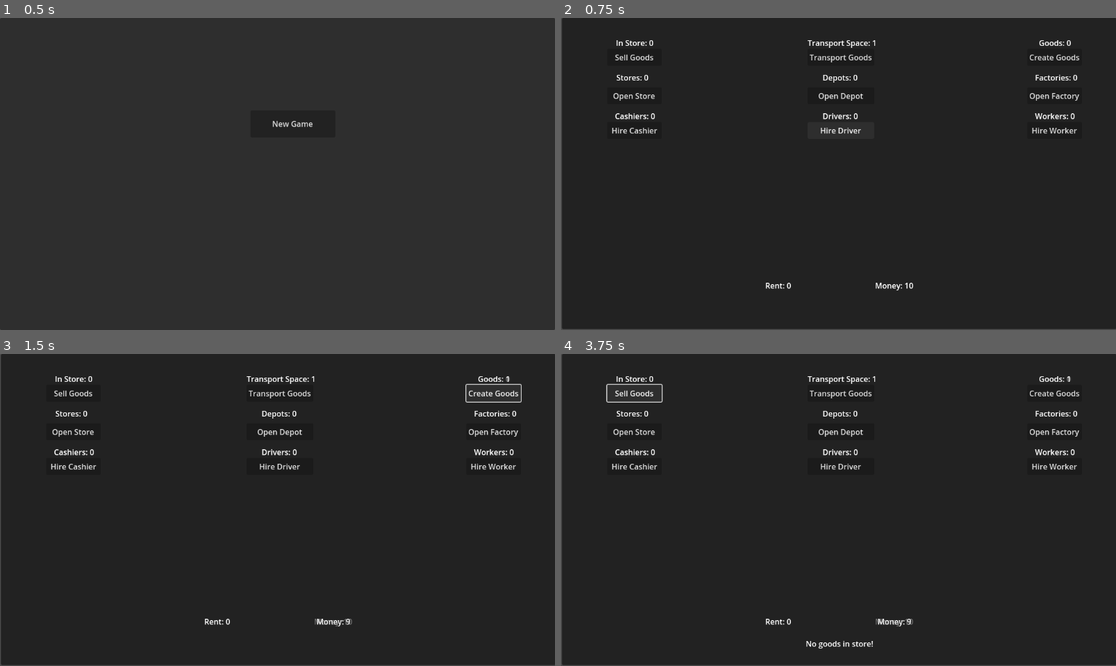
Above: before the commit, frames 1-4 (two rows, left to right).
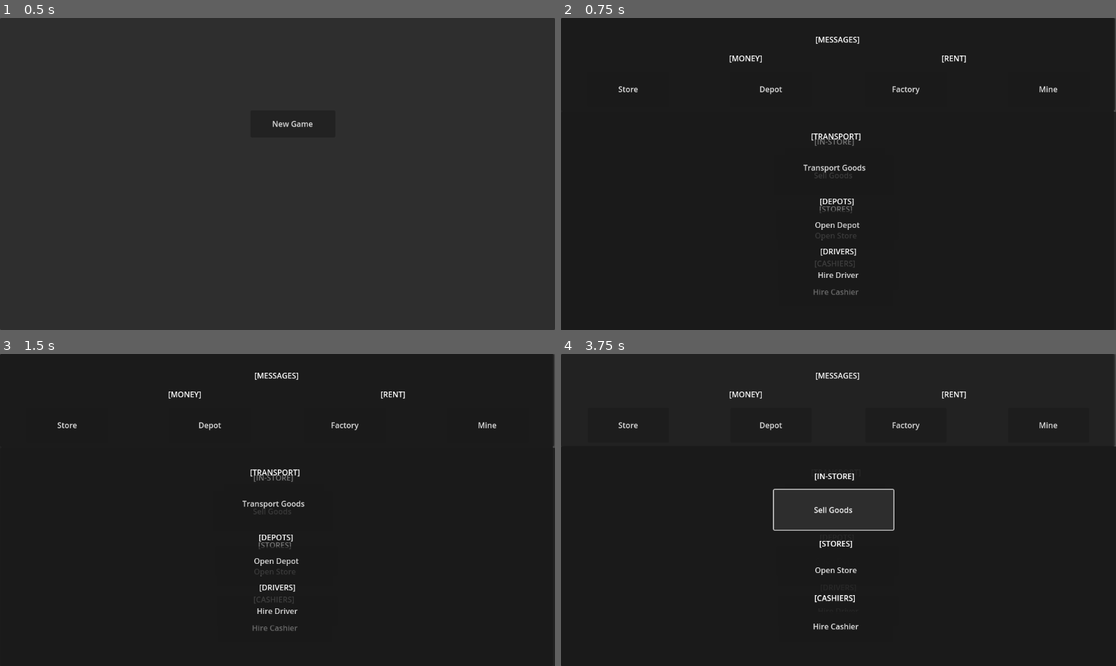
Above: after the commit, the same moments.

Repository: sankeatan/IdleGame
Game: Godot game, scene res://menu.tscn
Two runs of this game, one before a commit and one after it. Both use one fixed random seed, a clock stepped at 60 frames per second and the inputs below.
Inputs (mouse positions are in pixels of both pictures, inside the frame that each line leads up to):
- Up to frame 1 (0.5 s): no input
- Up to frame 2 (0.75 s): click "New Game" at 0.5 s
- Up to frame 3 (1.5 s): click (493, 394) at 1.25 s, where only the run before the commit has a clickable "Create Goods"
- Up to frame 4 (3.75 s): click (627, 425) at 2 s, where only the run after the commit has a clickable "Store"; click (627, 425) at 2.75 s, where only the run after the commit has a clickable "Store"; click "Sell Goods" at 3.5 s

Frame 1 is identical in both runs. In frame 2, 3.0% of the frame differs, in the area x 0-100%, y 0-100%; in frame 3, 3.2%; in frame 4, 3.4%.
Error before the commit: Stack overflow. Check for infinite recursion in your script. (res://store.gd:0)
Error after the commit: Stack overflow. Check for infinite recursion in your script. (res://info_panel.gd:0)

Commit message:
changing each part of the selling goods process into its own panel underneath an info panel.

Diff:
--- /dev/null
+++ b/depot_panel.tscn
@@ -0,0 +1,58 @@
+[gd_scene format=3 uid="uid://b12tcjj0c7shq"]
+
+[node name="TransportPanel" type="Panel"]
+offset_left = 2.0
+offset_top = 192.0
+offset_right = 1147.0
+offset_bottom = 648.0
+
+[node name="TransportLabel" type="Label" parent="."]
+layout_mode = 2
+offset_left = 441.0
+offset_top = 43.0
+offset_right = 696.0
+offset_bottom = 69.0
+text = "[TRANSPORT]"
+horizontal_alignment = 1
+
+[node name="DepotLabel" type="Label" parent="."]
+layout_mode = 2
+offset_left = 489.0
+offset_top = 178.0
+offset_right = 651.0
+offset_bottom = 204.0
+text = "[DEPOTS]"
+horizontal_alignment = 1
+
+[node name="DriversLabel" type="Label" parent="."]
+layout_mode = 2
+offset_left = 413.0
+offset_top = 282.0
+offset_right = 733.0
+offset_bottom = 308.0
+text = "[DRIVERS]"
+horizontal_alignment = 1
+
+[node name="TransportButton" type="Button" parent="."]
+layout_mode = 2
+offset_left = 462.0
+offset_top = 80.0
+offset_right = 669.0
+offset_bottom = 159.0
+text = "Transport Goods"
+
+[node name="DepotButton" type="Button" parent="."]
+layout_mode = 2
+offset_left = 445.0
+offset_top = 209.0
+offset_right = 697.0
+offset_bottom = 269.0
+text = "Open Depot"
+
+[node name="HireDriverButton" type="Button" parent="."]
+layout_mode = 2
+offset_left = 448.0
+offset_top = 312.0
+offset_right = 697.0
+offset_bottom = 373.0
+text = "Hire Driver"
--- a/store.gd
+++ b/game.gd
@@ -14,18 +14,19 @@
 var message = ''
 # Called when the node enters the scene tree for the first time.
 func update_ui():
-	$GoodsLabel.text = "Goods: " + str(goods)
-	$MoneyLabel.text = "Money: " + str(money)
-	$InStoreLabel.text = "In Store: " + str(in_store)
-	$StoresLabel.text = "Stores: " + str(stores)
-	$FactoryLabel.text = "Factories: " + str(factories)
-	$DepotLabel.text = "Depots: " + str(depots)
-	$CashierLabel.text = "Cashiers: " + str(cashiers)
-	$WorkersLabel.text = "Workers: " + str(workers)
-	$DriversLabel.text = "Drivers: " + str(drivers)
-	$TransportLabel.text = "Transport Space: " + str(transport)
-	$Rentlabel.text = "Rent: " + str(rent)
-	$MessageLabel.text = message
+	#$GoodsLabel.text = "Goods: " + str(goods)
+	#$MoneyLabel.text = "Money: " + str(money)
+	#$InStoreLabel.text = "In Store: " + str(in_store)
+	#$StoresLabel.text = "Stores: " + str(stores)
+	#$FactoryLabel.text = "Factories: " + str(factories)
+	#$DepotLabel.text = "Depots: " + str(depots)
+	#$CashierLabel.text = "Cashiers: " + str(cashiers)
+	#$WorkersLabel.text = "Workers: " + str(workers)
+	#$DriversLabel.text = "Drivers: " + str(drivers)
+	#$TransportLabel.text = "Transport Space: " + str(transport)
+	#$Rentlabel.text = "Rent: " + str(rent)
+	#$MessageLabel.text = message
+	pass
 
 func _ready():
 	update_ui()
--- /dev/null
+++ b/game.tscn
@@ -0,0 +1,24 @@
+[gd_scene load_steps=4 format=3 uid="uid://cjvkbxoe6bhmn"]
+
+[ext_resource type="PackedScene" uid="uid://cln2vyrxnosui" path="res://info_panel.tscn" id="2_ov0e5"]
+[ext_resource type="PackedScene" uid="uid://b12tcjj0c7shq" path="res://depot_panel.tscn" id="3_h57uo"]
+[ext_resource type="PackedScene" uid="uid://ceit1l10wdsth" path="res://store_panel.tscn" id="3_mu8la"]
+
+[node name="Panel" type="Panel"]
+offset_right = 1147.0
+offset_bottom = 648.0
+
+[node name="InfoPanel" parent="." instance=ExtResource("2_ov0e5")]
+layout_mode = 0
+
+[node name="StorePanel" parent="." instance=ExtResource("3_mu8la")]
+layout_mode = 0
+offset_top = 195.0
+offset_bottom = 651.0
+
+[node name="TransportPanel" parent="." instance=ExtResource("3_h57uo")]
+layout_mode = 0
+offset_left = 3.0
+offset_top = 191.0
+offset_right = 1148.0
+offset_bottom = 647.0
--- /dev/null
+++ b/info_panel.gd
@@ -0,0 +1,32 @@
+extends Panel
+var store = preload("res://store_panel.tscn").instantiate()
+var depot = preload("res://depot_panel.tscn").instantiate()
+var factory = preload("res://manufacturing.tscn").instantiate()
+# Called when the node enters the scene tree for the first time.
+func _ready():
+	pass
+
+
+# Called every frame. 'delta' is the elapsed time since the previous frame.
+func _process(delta):
+	pass
+
+
+func _on_store_button_pressed():
+	get_tree().get_root().add_child(store)
+	get_tree().change_scene_to_file("res://store_panel.tscn")
+
+
+func _on_transport_button_pressed():
+	get_tree().get_root().add_child(depot)
+	get_tree().change_scene_to_file("res://depot_panel.tscn")
+
+
+func _on_manufacturing_button_pressed():
+	get_tree().get_root().add_child(factory)
+	get_tree().change_scene_to_file("res://manufacturing.tscn")
+
+
+func _on_gathering_button_pressed():
+	get_tree().get_root().add_child(store)
+	get_tree().change_scene_to_file("res://store_panel.tscn")
--- /dev/null
+++ b/info_panel.tscn
@@ -0,0 +1,73 @@
+[gd_scene load_steps=2 format=3 uid="uid://cln2vyrxnosui"]
+
+[ext_resource type="Script" path="res://info_panel.gd" id="1_jtk5p"]
+
+[node name="InfoPanel" type="Panel"]
+offset_right = 1150.0
+offset_bottom = 192.0
+script = ExtResource("1_jtk5p")
+
+[node name="MoneyLabel" type="Label" parent="."]
+layout_mode = 2
+offset_left = 224.0
+offset_top = 72.0
+offset_right = 544.0
+offset_bottom = 98.0
+text = "[MONEY]"
+horizontal_alignment = 1
+
+[node name="Rentlabel" type="Label" parent="."]
+layout_mode = 2
+offset_left = 656.0
+offset_top = 72.0
+offset_right = 976.0
+offset_bottom = 98.0
+text = "[RENT]"
+horizontal_alignment = 1
+
+[node name="MessageLabel" type="Label" parent="."]
+layout_mode = 2
+offset_left = 414.0
+offset_top = 32.0
+offset_right = 734.0
+offset_bottom = 58.0
+text = "[MESSAGES]"
+horizontal_alignment = 1
+vertical_alignment = 1
+
+[node name="StoreButton" type="Button" parent="."]
+layout_mode = 0
+offset_left = 56.0
+offset_top = 112.0
+offset_right = 224.0
+offset_bottom = 184.0
+text = "Store"
+
+[node name="TransportButton" type="Button" parent="."]
+layout_mode = 0
+offset_left = 352.0
+offset_top = 112.0
+offset_right = 520.0
+offset_bottom = 184.0
+text = "Depot"
+
+[node name="ManufacturingButton" type="Button" parent="."]
+layout_mode = 0
+offset_left = 632.0
+offset_top = 112.0
+offset_right = 800.0
+offset_bottom = 184.0
+text = "Factory"
+
+[node name="GatheringButton" type="Button" parent="."]
+layout_mode = 0
+offset_left = 928.0
+offset_top = 112.0
+offset_right = 1096.0
+offset_bottom = 184.0
+text = "Mine"
+
+[connection signal="pressed" from="StoreButton" to="." method="_on_store_button_pressed"]
+[connection signal="pressed" from="TransportButton" to="." method="_on_transport_button_pressed"]
+[connection signal="pressed" from="ManufacturingButton" to="." method="_on_manufacturing_button_pressed"]
+[connection signal="pressed" from="GatheringButton" to="." method="_on_gathering_button_pressed"]
--- /dev/null
+++ b/manufacturing.tscn
@@ -0,0 +1,58 @@
+[gd_scene format=3 uid="uid://cv1thwa77en5x"]
+
+[node name="ManufacturingPanel" type="Panel"]
+offset_left = 558.0
+offset_top = 192.0
+offset_right = 836.0
+offset_bottom = 648.0
+
+[node name="GoodsLabel" type="Label" parent="."]
+layout_mode = 2
+offset_left = -464.0
+offset_top = 216.0
+offset_right = -144.0
+offset_bottom = 242.0
+text = "[GOODS]"
+horizontal_alignment = 1
+
+[node name="WorkersLabel" type="Label" parent="."]
+layout_mode = 2
+offset_left = -352.0
+offset_top = 176.0
+offset_right = -32.0
+offset_bottom = 202.0
+text = "[WORKERS]"
+
+[node name="FactoryLabel" type="Label" parent="."]
+layout_mode = 2
+offset_left = -464.0
+offset_top = 152.0
+offset_right = -144.0
+offset_bottom = 178.0
+text = "[FACTORY]"
+
+[node name="CreateGoodsButton" type="Button" parent="."]
+layout_mode = 2
+offset_left = -152.0
+offset_top = -488.0
+offset_right = 168.0
+offset_bottom = -168.0
+text = "Create Goods"
+
+[node name="HireWorkerButton" type="Button" parent="."]
+layout_mode = 2
+offset_left = 216.0
+offset_top = -144.0
+offset_right = 536.0
+offset_bottom = 176.0
+text = "Hire Worker
+"
+
+[node name="OpenFactoryButton" type="Button" parent="."]
+layout_mode = 2
+offset_left = -104.0
+offset_top = -192.0
+offset_right = 216.0
+offset_bottom = 128.0
+text = "Open Factory
+"
--- a/menu.gd
+++ b/menu.gd
@@ -1,5 +1,5 @@
 extends Panel
-var simultaneous_scene = preload("res://store.tscn").instantiate()
+var new_game = preload("res://game.tscn").instantiate()
 var menu_scene = preload("res://menu.tscn").instantiate()
 
 # Called when the node enters the scene tree for the first time.
@@ -13,5 +13,5 @@
 
 
 func _on_new_game_button_pressed():
-	get_tree().get_root().add_child(simultaneous_scene)
-	get_tree().change_scene_to_file("res://store.tscn")
+	get_tree().get_root().add_child(new_game)
+	get_tree().change_scene_to_file("res://game.tscn")
--- a/store.tscn
+++ /dev/null
@@ -1,220 +0,0 @@
-[gd_scene load_steps=2 format=3 uid="uid://b0jpxw8numg41"]
-
-[ext_resource type="Script" path="res://store.gd" id="1_p608t"]
-
-[node name="StorePanel" type="Panel"]
-offset_left = 2.0
-offset_right = 1153.0
-offset_bottom = 646.0
-script = ExtResource("1_p608t")
-
-[node name="GoodsLabel" type="Label" parent="."]
-layout_mode = 0
-offset_left = 990.0
-offset_top = 40.0
-offset_right = 1058.0
-offset_bottom = 66.0
-text = "[GOODS]"
-horizontal_alignment = 1
-
-[node name="InStoreLabel" type="Label" parent="."]
-layout_mode = 0
-offset_left = 110.0
-offset_top = 40.0
-offset_right = 193.0
-offset_bottom = 66.0
-text = "[IN-STORE]"
-horizontal_alignment = 1
-
-[node name="TransportLabel" type="Label" parent="."]
-layout_mode = 0
-offset_left = 510.0
-offset_top = 40.0
-offset_right = 614.0
-offset_bottom = 66.0
-text = "[TRANSPORT]"
-horizontal_alignment = 1
-
-[node name="DepotLabel" type="Label" parent="."]
-layout_mode = 0
-offset_left = 526.0
-offset_top = 112.0
-offset_right = 630.0
-offset_bottom = 138.0
-text = "[DEPOTS]"
-horizontal_alignment = 1
-
-[node name="DriversLabel" type="Label" parent="."]
-layout_mode = 0
-offset_left = 526.0
-offset_top = 192.0
-offset_right = 630.0
-offset_bottom = 218.0
-text = "[DRIVERS]"
-horizontal_alignment = 1
-
-[node name="MoneyLabel" type="Label" parent="."]
-layout_mode = 0
-offset_left = 646.0
-offset_top = 544.0
-offset_right = 735.0
-offset_bottom = 570.0
-text = "[MONEY]"
-horizontal_alignment = 1
-
-[node name="StoresLabel" type="Label" parent="."]
-layout_mode = 0
-offset_left = 102.0
-offset_top = 112.0
-offset_right = 191.0
-offset_bottom = 138.0
-text = "[STORES]"
-horizontal_alignment = 1
-
-[node name="CashierLabel" type="Label" parent="."]
-layout_mode = 0
-offset_left = 110.0
-offset_top = 192.0
-offset_right = 195.0
-offset_bottom = 218.0
-text = "[CASHIERS]"
-
-[node name="FactoryLabel" type="Label" parent="."]
-layout_mode = 0
-offset_left = 982.0
-offset_top = 112.0
-offset_right = 1064.0
-offset_bottom = 138.0
-text = "[FACTORY]"
-
-[node name="WorkersLabel" type="Label" parent="."]
-layout_mode = 0
-offset_left = 982.0
-offset_top = 192.0
-offset_right = 1069.0
-offset_bottom = 218.0
-text = "[WORKERS]"
-
-[node name="Rentlabel" type="Label" parent="."]
-layout_mode = 0
-offset_left = 406.0
-offset_top = 544.0
-offset_right = 493.0
-offset_bottom = 570.0
-text = "[RENT]"
-horizontal_alignment = 1
-
-[node name="CreateGoodsButton" type="Button" parent="."]
-layout_mode = 0
-offset_left = 966.0
-offset_top = 64.0
-offset_right = 1079.0
-offset_bottom = 99.0
-text = "Create Goods"
-
-[node name="SellGoodsButton" type="Button" parent="."]
-layout_mode = 0
-offset_left = 94.0
-offset_top = 64.0
-offset_right = 207.0
-offset_bottom = 99.0
-text = "Sell Goods"
-
-[node name="TransportButton" type="Button" parent="."]
-layout_mode = 0
-offset_left = 510.0
-offset_top = 64.0
-offset_right = 648.0
-offset_bottom = 99.0
-text = "Transport Goods"
-
-[node name="DepotButton" type="Button" parent="."]
-layout_mode = 0
-offset_left = 510.0
-offset_top = 144.0
-offset_right = 648.0
-offset_bottom = 179.0
-text = "Open Depot"
-
-[node name="HireDriverButton" type="Button" parent="."]
-layout_mode = 0
-offset_left = 510.0
-offset_top = 216.0
-offset_right = 648.0
-offset_bottom = 251.0
-text = "Hire Driver"
-
-[node name="OpenStoreButton" type="Button" parent="."]
-layout_mode = 0
-offset_left = 94.0
-offset_top = 144.0
-offset_right = 207.0
-offset_bottom = 179.0
-text = "Open Store"
-
-[node name="OpenFactoryButton" type="Button" parent="."]
-layout_mode = 0
-offset_left = 966.0
-offset_top = 144.0
-offset_right = 1079.0
-offset_bottom = 179.0
-text = "Open Factory
-"
-
-[node name="HireCashierButton" type="Button" parent="."]
-layout_mode = 0
-offset_left = 94.0
-offset_top = 216.0
-offset_right = 207.0
-offset_bottom = 251.0
-text = "Hire Cashier
-"
-
-[node name="HireWorkerButton" type="Button" parent="."]
-layout_mode = 0
-offset_left = 966.0
-offset_top = 216.0
-offset_right = 1079.0
-offset_bottom = 251.0
-text = "Hire Worker
-"
-
-[node name="MessageLabel" type="Label" parent="."]
-layout_mode = 0
-offset_left = 422.0
-offset_top = 584.0
-offset_right = 731.0
-offset_bottom = 620.0
-text = "[MESSAGES]"
-horizontal_alignment = 1
-vertical_alignment = 1
-
-[node name="SellGoodsTimer" type="Timer" parent="."]
-
-[node name="RentTimer" type="Timer" parent="."]
-wait_time = 30.0
-
-[node name="CreateGoodsTimer" type="Timer" parent="."]
-wait_time = 2.0
-
-[node name="TransportGoodsTimer" type="Timer" parent="."]
-wait_time = 3.0
-
-[node name="MessageTimer" type="Timer" parent="."]
-wait_time = 3.0
-one_shot = true
-
-[connection signal="pressed" from="CreateGoodsButton" to="." method="_on_create_goods_button_pressed"]
-[connection signal="pressed" from="SellGoodsButton" to="." method="_on_sell_goods_button_pressed"]
-[connection signal="pressed" from="TransportButton" to="." method="_on_transport_button_pressed"]
-[connection signal="pressed" from="DepotButton" to="." method="_on_depot_button_pressed"]
-[connection signal="pressed" from="HireDriverButton" to="." method="_on_hire_driver_button_pressed"]
-[connection signal="pressed" from="OpenStoreButton" to="." method="_on_open_store_button_pressed"]
-[connection signal="pressed" from="OpenFactoryButton" to="." method="_on_open_factory_button_pressed"]
-[connection signal="pressed" from="HireCashierButton" to="." method="_on_hire_cashier_button_pressed"]
-[connection signal="pressed" from="HireWorkerButton" to="." method="_on_hire_worker_button_pressed"]
-[connection signal="timeout" from="SellGoodsTimer" to="." method="_on_sell_goods_timer_timeout"]
-[connection signal="timeout" from="RentTimer" to="." method="_on_rent_timer_timeout"]
-[connection signal="timeout" from="CreateGoodsTimer" to="." method="_on_create_goods_timer_timeout"]
-[connection signal="timeout" from="TransportGoodsTimer" to="." method="_on_transport_goods_timer_timeout"]
-[connection signal="timeout" from="MessageTimer" to="." method="_on_message_timer_timeout"]
--- /dev/null
+++ b/store_panel.tscn
@@ -0,0 +1,58 @@
+[gd_scene format=3 uid="uid://ceit1l10wdsth"]
+
+[node name="StorePanel" type="Panel"]
+offset_top = 192.0
+offset_right = 1153.0
+offset_bottom = 648.0
+
+[node name="InStoreLabel" type="Label" parent="."]
+layout_mode = 2
+offset_left = 465.0
+offset_top = 50.0
+offset_right = 671.0
+offset_bottom = 76.0
+text = "[IN-STORE]"
+horizontal_alignment = 1
+
+[node name="CashierLabel" type="Label" parent="."]
+layout_mode = 2
+offset_left = 515.0
+offset_top = 303.0
+offset_right = 623.0
+offset_bottom = 329.0
+text = "[CASHIERS]"
+horizontal_alignment = 1
+
+[node name="StoresLabel" type="Label" parent="."]
+layout_mode = 2
+offset_left = 443.0
+offset_top = 190.0
+offset_right = 699.0
+offset_bottom = 216.0
+text = "[STORES]"
+horizontal_alignment = 1
+
+[node name="SellGoodsButton" type="Button" parent="."]
+layout_mode = 2
+offset_left = 442.0
+offset_top = 90.0
+offset_right = 690.0
+offset_bottom = 173.0
+text = "Sell Goods"
+
+[node name="HireCashierButton" type="Button" parent="."]
+layout_mode = 2
+offset_left = 453.0
+offset_top = 343.0
+offset_right = 688.0
+offset_bottom = 404.0
+text = "Hire Cashier
+"
+
+[node name="OpenStoreButton" type="Button" parent="."]
+layout_mode = 2
+offset_left = 452.0
+offset_top = 227.0
+offset_right = 690.0
+offset_bottom = 287.0
+text = "Open Store"
